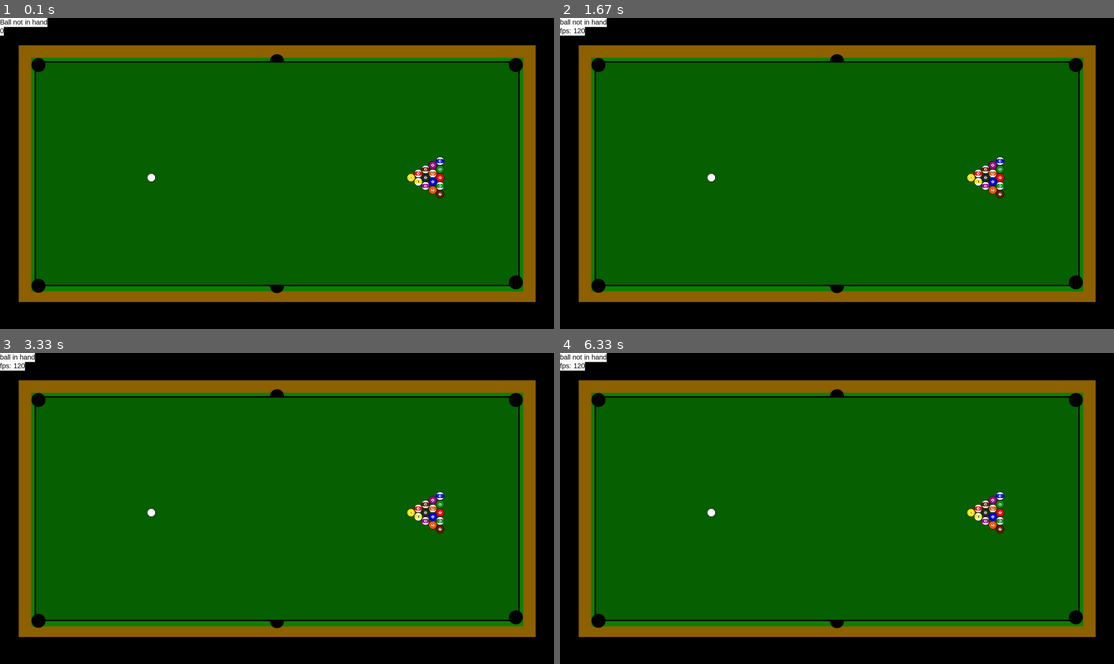
Above: before the commit, frames 1-4 (two rows, left to right).
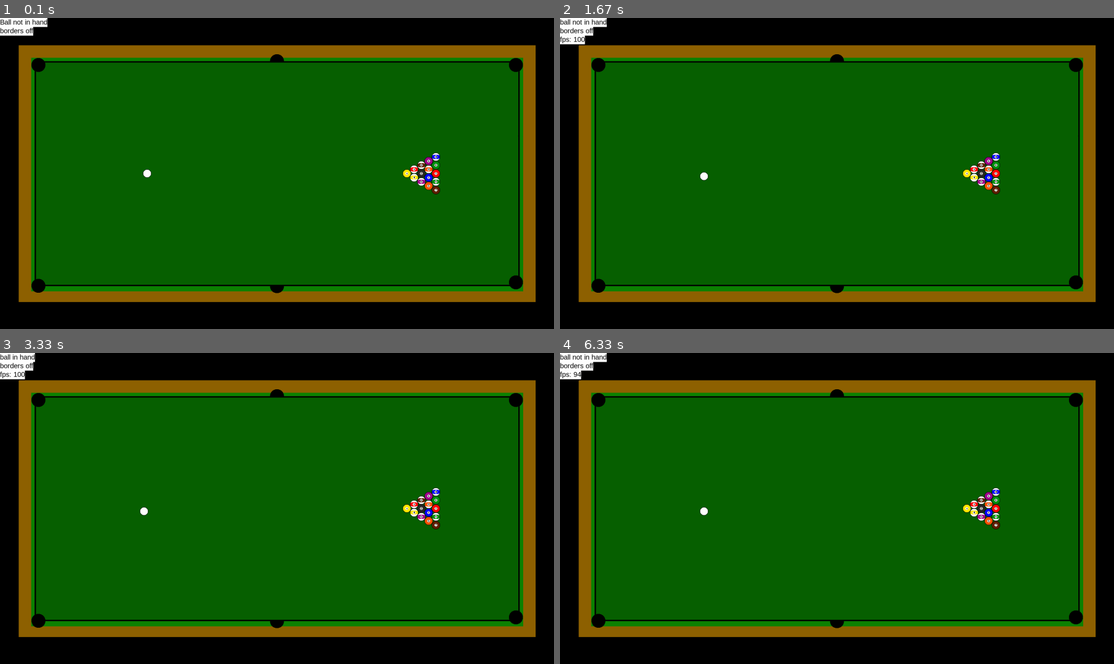
Above: after the commit, the same moments.

Repository: mhenboisen/8-Ball-pool
Game: pygame game, started from main.py
The game is run twice, just before and just after one commit, with the same random seed, the same clock (stepped at 60 frames per second) and the same inputs.
Inputs (mouse positions are in pixels of both pictures, inside the frame that each line leads up to):
- Up to frame 1 (0.1 s): no input
- Up to frame 2 (1.67 s): press the mouse at (582, 21) at 0.37 s; move the mouse to (643, 98) at 0.47 s; release the mouse at (704, 176) at 0.6 s; press the mouse at (576, 21) at 0.7 s; move the mouse to (715, 145) at 0.8 s; release the mouse at (853, 266) at 0.93 s; press the mouse at (582, 21) at 1.03 s; move the mouse to (615, 61) at 1.13 s; release the mouse at (648, 98) at 1.27 s; press the mouse at (576, 21) at 1.37 s; move the mouse to (698, 70) at 1.47 s; release the mouse at (820, 120) at 1.6 s
- Up to frame 3 (3.33 s): press the mouse at (22, 356) at 1.7 s; move the mouse to (127, 474) at 1.8 s; release the mouse at (232, 589) at 1.93 s; press the mouse at (16, 356) at 2.03 s; move the mouse to (127, 440) at 2.13 s; release the mouse at (243, 524) at 2.27 s; press the mouse at (22, 356) at 2.37 s; move the mouse to (44, 427) at 2.47 s; release the mouse at (72, 499) at 2.6 s; press the mouse at (16, 356) at 2.7 s; move the mouse to (127, 399) at 2.8 s; release the mouse at (243, 440) at 2.93 s; press the mouse at (22, 356) at 3.03 s; move the mouse to (55, 390) at 3.13 s; release the mouse at (83, 424) at 3.27 s
- Up to frame 4 (6.33 s): press the mouse at (576, 356) at 3.37 s; move the mouse to (726, 418) at 3.47 s; release the mouse at (881, 477) at 3.6 s; press the mouse at (582, 356) at 3.7 s; move the mouse to (759, 393) at 3.8 s; release the mouse at (931, 427) at 3.93 s; press the mouse at (576, 356) at 4.03 s; move the mouse to (654, 455) at 4.13 s; release the mouse at (726, 555) at 4.27 s; press the mouse at (582, 356) at 4.37 s; move the mouse to (665, 483) at 4.47 s; release the mouse at (742, 608) at 4.6 s; press the mouse at (576, 356) at 4.7 s; move the mouse to (620, 390) at 4.8 s; release the mouse at (665, 421) at 4.93 s; press the mouse at (582, 356) at 5.03 s; move the mouse to (753, 486) at 5.13 s; release the mouse at (920, 617) at 5.27 s; press the mouse at (576, 356) at 5.37 s; move the mouse to (792, 461) at 5.47 s; release the mouse at (1003, 564) at 5.6 s; press the mouse at (582, 356) at 5.7 s; move the mouse to (787, 440) at 5.8 s; release the mouse at (992, 524) at 5.93 s; press the mouse at (576, 356) at 6.03 s; move the mouse to (681, 458) at 6.13 s; release the mouse at (787, 564) at 6.27 s

The runs differ from the first frame. In frame 1, 0.8% of the frame differs, in the area x 0-81%, y 2-59%; in frame 2, 0.9%; in frame 3, 0.9%; in frame 4, 0.9%.

Commit message:
Update main.py
added borders and collision detection to go along with them

Diff:
--- a/main.py
+++ b/main.py
@@ -6,11 +6,12 @@
 
 objects = []
 balls = []
-BALL_SPRITES = ['1ball.png','2ball.png','3ball.png','4ball.png','5ball.png','6ball.png','7ball.png','8ball.png','9ball.png','10ball.png','11ball.png','12ball.png','13ball.png','14ball.png','15ball.png','cueball.png',]
-
+BALL_SPRITES = ["1ball.png",'2ball.png','3ball.png','4ball.png','5ball.png','6ball.png','7ball.png','8ball.png','9ball.png','10ball.png','11ball.png','12ball.png','13ball.png','14ball.png','15ball.png','cueball.png',]
+BORDER_SPRITES = ['horizontal_border.png','vertical_border.png']
 foul = False
 gameOver = False
 ballInHand = False
+bordersVisible = False
 turn = 0
 fps = 0
 GRAVITY = 9.81
@@ -25,22 +26,22 @@
 
 #procedure to set all the balls into the correct positions
 def rackBalls():
-    balls[0].moveBall(1175,450)
-    balls[8].moveBall(1196,462)
-    balls[10].moveBall(1196,438)
-    balls[11].moveBall(1217,474)
-    balls[7].moveBall(1217,450)
-    balls[14].moveBall(1217,426)
-    balls[4].moveBall(1238,486)
-    balls[1].moveBall(1238,462)
-    balls[12].moveBall(1238,438)
-    balls[3].moveBall(1238,414)
-    balls[6].moveBall(1259,498)
-    balls[13].moveBall(1259,474)
-    balls[2].moveBall(1259,450)
-    balls[5].moveBall(1259,426)
-    balls[9].moveBall(1259,402)
-    balls[15].moveBall(425,450)
+    balls[0].moveObject(1175,450)
+    balls[8].moveObject(1196,462)
+    balls[10].moveObject(1196,438)
+    balls[11].moveObject(1217,474)
+    balls[7].moveObject(1217,450)
+    balls[14].moveObject(1217,426)
+    balls[4].moveObject(1238,486)
+    balls[1].moveObject(1238,462)
+    balls[12].moveObject(1238,438)
+    balls[3].moveObject(1238,414)
+    balls[6].moveObject(1259,498)
+    balls[13].moveObject(1259,474)
+    balls[2].moveObject(1259,450)
+    balls[5].moveObject(1259,426)
+    balls[9].moveObject(1259,402)
+    balls[15].moveObject(425,450)
 
 #function to get the cross product of two vectors
 
@@ -52,6 +53,15 @@
 
 	return result
 
+def initialiseBorders():
+    ballInHandLabel = newLabel('Ball not in hand',20,'arial','black',0,0,'white')
+    bordersLabel = newLabel('borders on',20,'arial','black',0,25,'white')
+    fpsLabel = newLabel('0',20,'arial','black',0,50,'white')
+
+    showLabel(ballInHandLabel)
+    showLabel(bordersLabel)
+    showLabel(fpsLabel)
+
 
 #classes
 
@@ -61,14 +71,14 @@
         self.ypos = Pypos
         self.sprite = makeSprite(Psprite)
 
-    def moveBall(self,newX,newY):
+    def moveObject(self,newX,newY):
         self.xpos = newX
         self.ypos = newY
 
         self.draw()
 
     def draw(self):
-        moveSprite(self.sprite,self.xpos,self.ypos)
+        moveSprite(self.sprite,self.xpos,self.ypos,centre=True)
         showSprite(self.sprite)
 
 class Ball(Object):
@@ -87,6 +97,18 @@
             self.ypos = mouseY()
             moveSprite(self.sprite,self.xpos,self.ypos,centre=True)
 
+class Border(Object):
+    def __init__(self,Pxpos,Pypos,Psprite):
+        super().__init__(Pxpos,Pypos,Psprite)
+        moveSprite(self.sprite,self.xpos,self.ypos)
+        self.draw()
+    def draw(self):
+        global bordersVisible
+        if bordersVisible:
+            showSprite(self.sprite)
+        else:
+            hideSprite(self.sprite)
+
 
 #MAIN**********************************
 
@@ -98,15 +120,31 @@
 #the cue ball is ball 16
 for i in range (len(BALL_SPRITES)):
     balls.append(Ball(0,0,BALL_SPRITES[i]))
+    print(i)
 
 for ball in balls:
     objects.append(ball)
 rackBalls()
 
+
 ballInHandLabel = newLabel('Ball not in hand',20,'arial','black',0,0,'white')
-fpsLabel = newLabel('0',20,'arial','black',0,25,'white')
+bordersLabel = newLabel('borders off',20,'arial','black',0,25,'white')
+fpsLabel = newLabel('0',20,'arial','black',0,50,'white')
+
 showLabel(ballInHandLabel)
+showLabel(bordersLabel)
 showLabel(fpsLabel)
+
+#borders
+borders = []
+borders.append(Border(0,0,BORDER_SPRITES[0]))
+borders.append(Border(2,697,BORDER_SPRITES[0]))
+borders.append(Border(0,0,BORDER_SPRITES[1]))
+borders.append(Border(1447,-5,BORDER_SPRITES[1]))
+
+for border in borders:
+    objects.append(border)
+
 
 while not gameOver:
 
@@ -114,7 +152,6 @@
     for i in range(len(balls)):
         if balls[i].detectCollisions(objects):
             print(i+1)
-
 
     #toggle ball in hand
     if spriteClicked(ballInHandLabel):
@@ -124,9 +161,21 @@
         else:
             ballInHandLabel.update('ball in hand','black','white')
             ballInHand = True
-        pause(100)
+        pause(200)
 
-    #allows ball in hand program to run
+    #toggle border visibility
+    if spriteClicked(bordersLabel):
+        if bordersVisible:
+            bordersLabel.update('borders off','black','white')
+            bordersVisible = False
+        else:
+            bordersLabel.update('borders on','black','white')
+            bordersVisible = True
+        for border in borders:
+                border.draw()
+        pause(200)
+
+    #check if ball in hand
     if ballInHand == True:
         balls[15].dragBall()
 
